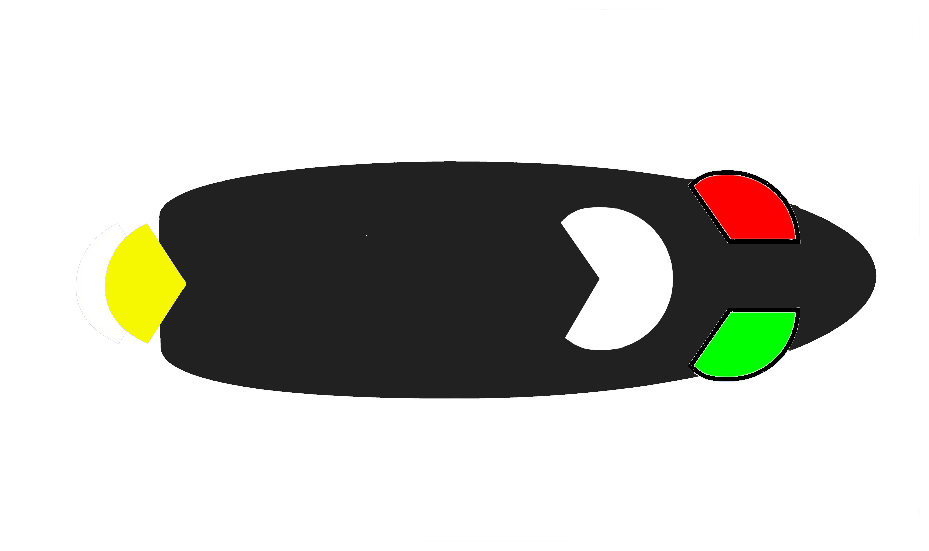
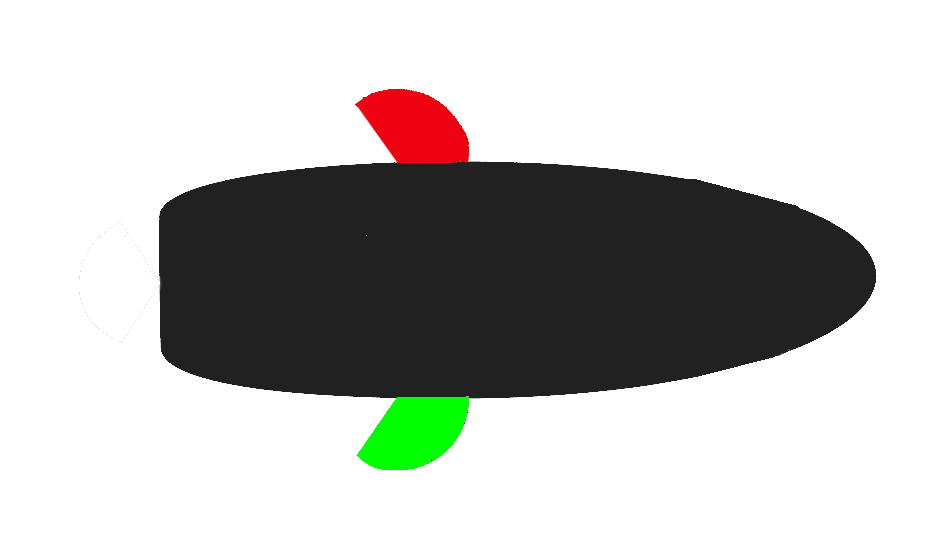
The second 929x551 image is a revision of the first. Changes to its layers:
hid "power-50m" over [left=561, top=207, right=673, bottom=350]
hid "tugboat" over [left=105, top=223, right=186, bottom=344]
painted on "running" over [left=76, top=9, right=920, bottom=542]
painted on "ship" over [left=694, top=349, right=789, bottom=377]
